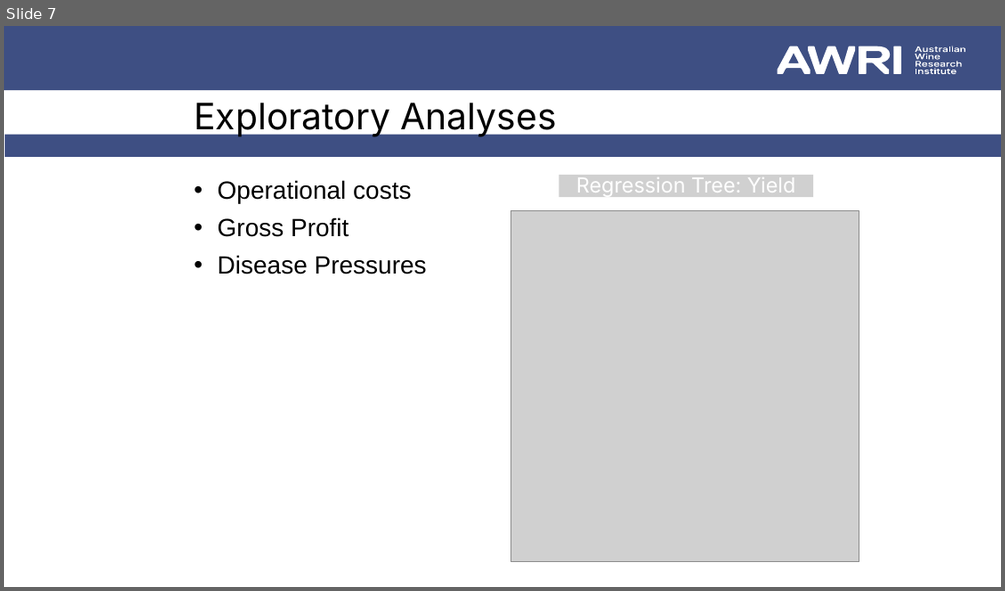
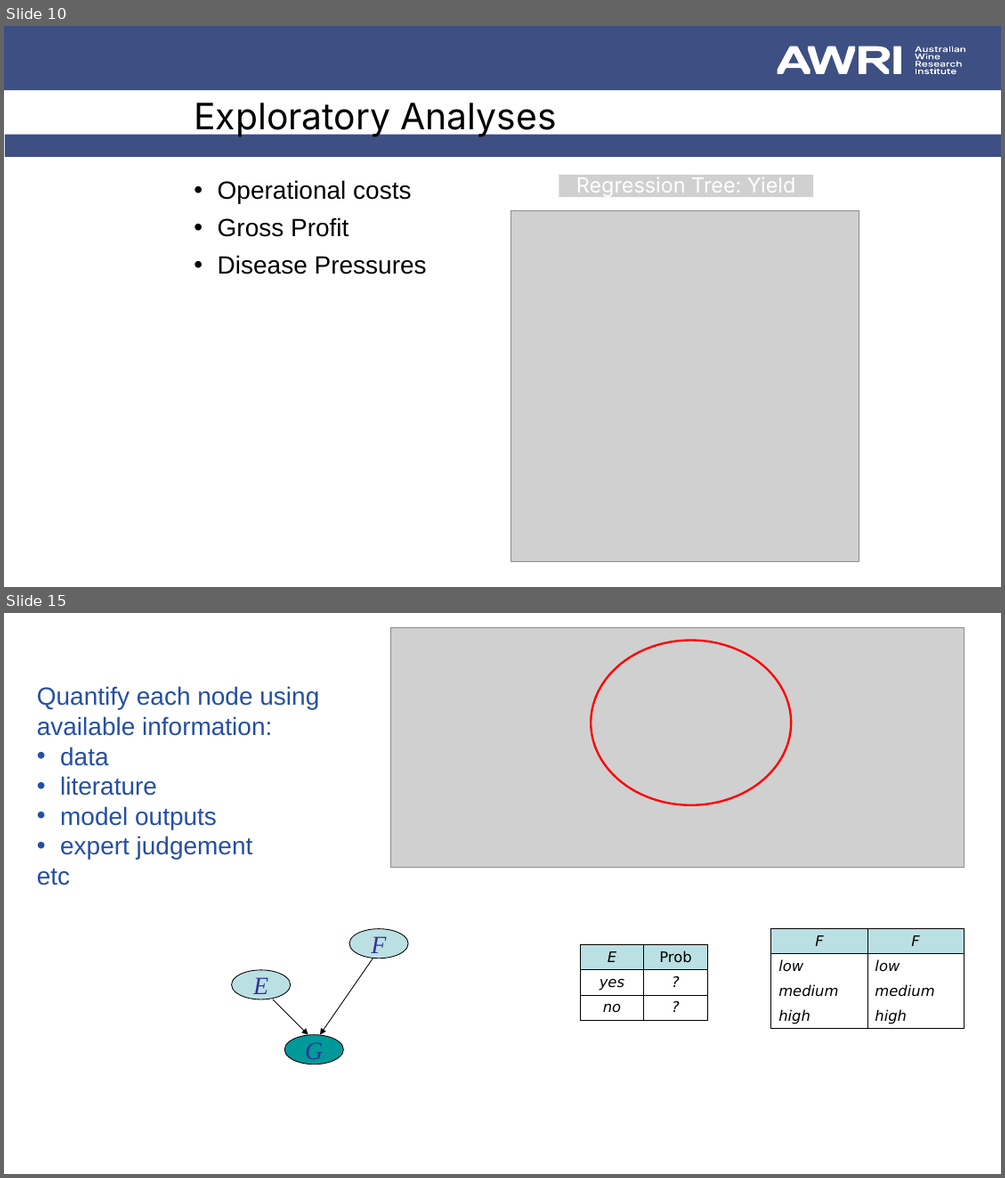
Before and after one commit to JixTheCat/Bayesian-network, a slide deck: BN Workshop 1.pptx. Shown one above the other, each under a label of ours: slide 7 before the commit, slides 10 and 15 after it; the slides between them are not shown. The pictures are 1005x591 and 1005x1178 pixels, drawn with LibreOffice and Linux fonts; fonts in the diff are those of the drawing; grey boxes stand for pictures. Boxes give left, top, right and bottom in pixels: in the first picture for what was removed or moved away, otherwise in the second. Text is boxed around its words. In the diff, an @@ line names an element or a change of style, - is before the commit and + after.

```diff
--- a/BN Workshop 1.pptx
+++ b/BN Workshop 1.pptx
@@ slide 15 added at (4, 613, 1001, 1174), background #FFFFFF @@
@@ picture added at (390, 628, 964, 868) @@
@@ ellipse added at (591, 640, 792, 804), outline #FF0000 2 pt @@
@@ text added at (37, 686, 319, 885), 24 pt, text #254FA3 @@
+Quantify each node using available information:
+• data
+• literature
+• model outputs
+• expert judgement
+etc
@@ table added at (580, 920, 643, 1020), 4 rows, 1 columns @@
+
+E
+yes
+no
@@ table added at (644, 920, 708, 1020), 4 rows, 1 columns @@
+
+Prob
+?
+?
@@ table added at (771, 929, 867, 1028), 4 rows, 1 columns @@
+F
+low
+medium
+high
@@ table added at (867, 929, 964, 1028), 4 rows, 1 columns @@
+F
+low
+medium
+high
@@ group added at (231, 929, 409, 1064): 3 ellipses, 2 arrows @@
+G
+E
+F
@@ what was slide 7 is now slide 10 @@
```
Also in this commit, not shown: 2 slides changed, 17 other slides added.
